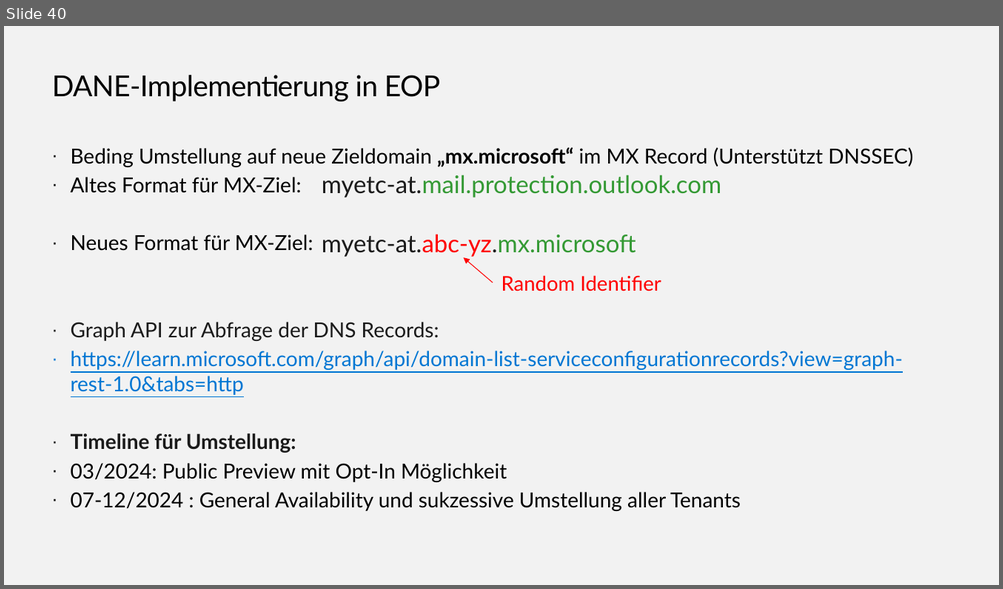
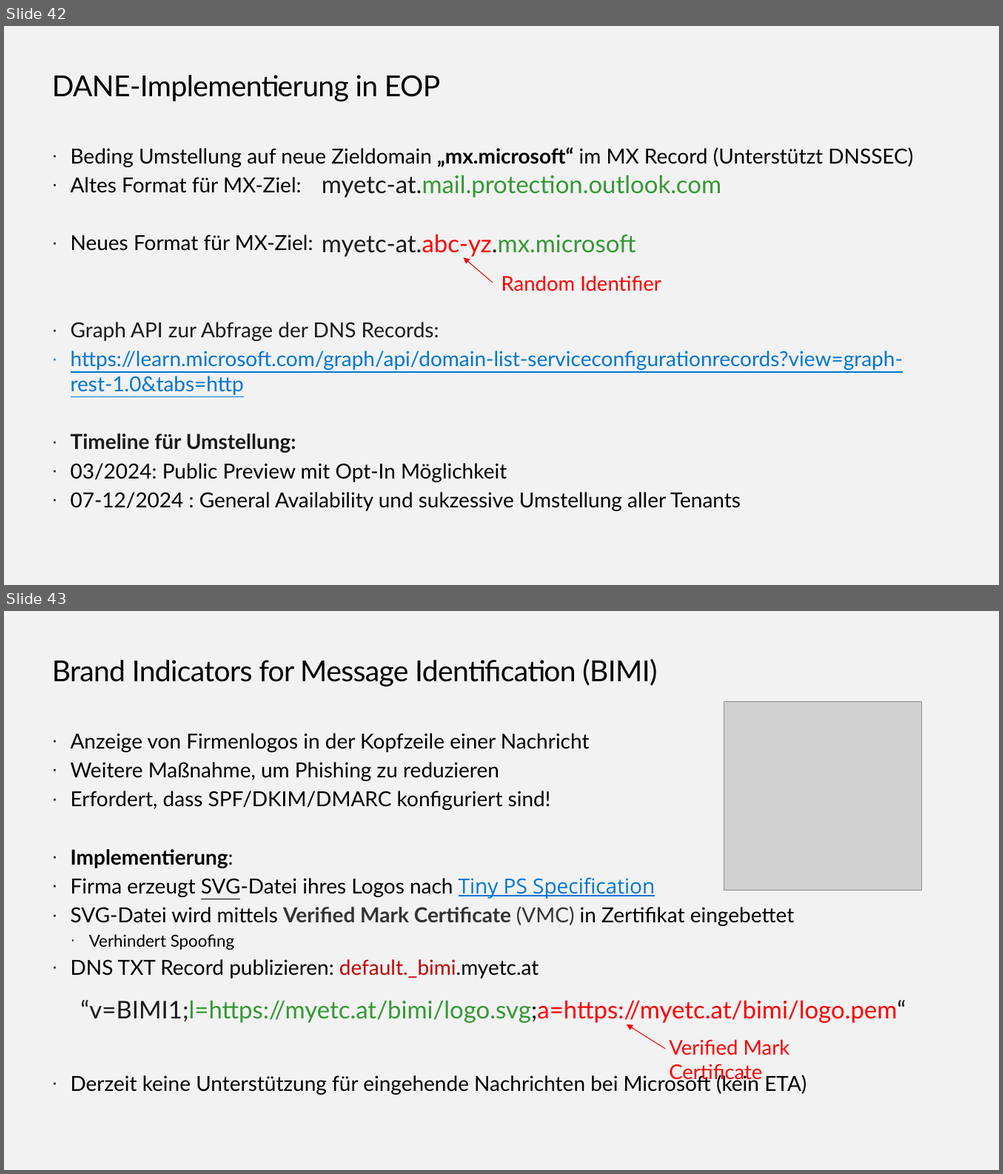
Before and after one commit to EnterpriseTrainingCenter/ExchangeServer, a slide deck: SMEXOP/SMEXOP_V1.0.pptx. Shown one above the other, each under a label of ours: slide 40 before the commit, slides 42 and 43 after it. The pictures are 1003x589 and 1003x1174 pixels, drawn with LibreOffice and Linux fonts; fonts in the diff are those of the drawing; grey boxes stand for pictures; background and template pictures are left out. Boxes give left, top, right and bottom in pixels: in the first picture for what was removed or moved away, otherwise in the second. Text is boxed around its words. In the diff, an @@ line names an element or a change of style, - is before the commit and + after.

Commit message:
SPF Macros and BIMI

```diff
--- a/SMEXOP/SMEXOP_V1.0.pptx
+++ b/SMEXOP/SMEXOP_V1.0.pptx
@@ slide 43 added at [4, 611, 999, 1170], background #F2F2F2 @@
@@ title added at [52, 659, 657, 686], 28.6 pt, text #000000 @@
+Brand Indicators for Message Identification (BIMI)
@@ picture added at [723, 702, 922, 891] @@
@@ text added at [71, 733, 806, 1095], 20.4 pt, text #000000 @@
+· Anzeige von Firmenlogos in der Kopfzeile einer Nachricht
+· Weitere Maßnahme, um Phishing zu reduzieren
+· Erfordert, dass SPF/DKIM/DMARC konfiguriert sind!
+· Implementierung:
+· Firma erzeugt SVG-Datei ihres Logos nach Tiny PS Specification
+· SVG-Datei wird mittels Verified Mark Certificate (VMC) in Zertifikat eingebettet
+  · Verhindert Spoofing
+· DNS TXT Record publizieren: default._bimi.myetc.at
+· Derzeit keine Unterstützung für eingehende Nachrichten bei Microsoft (kein ETA)
@@ text added at [80, 1000, 905, 1023], 24 pt, text #339933 @@
+“v=BIMI1;l=https://myetc.at/bimi/logo.svg;a=https://myetc.at/bimi/logo.pem“
@@ arrow added from (665, 1049) to (626, 1025), #FF0000 0.75 pt @@
@@ text added at [669, 1039, 790, 1084], 20 pt, text #FF0000 @@
+Verified Mark Certificate
@@ what was slide 40 is now slide 42 @@
```
Also in this commit, not shown: 2 other slides added.
